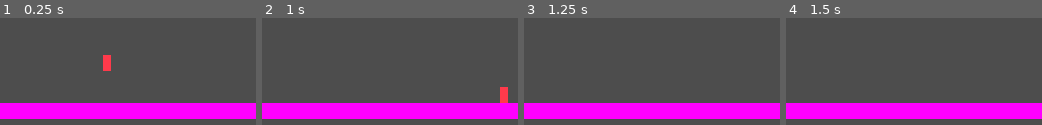
Above: before the commit, frames 1-4 (left to right).
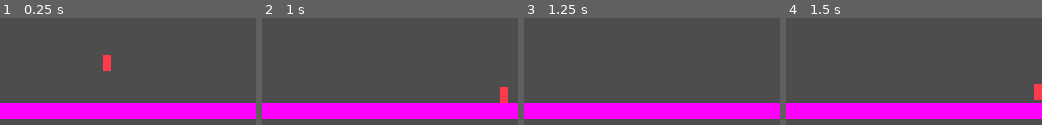
Above: after the commit, the same moments.

Repository: jelmersnippe/punching-game
Game: Godot game, scene res://main.tscn
Two runs of this game, one before a commit and one after it. Both use one fixed random seed, a clock stepped at 60 frames per second and the inputs below.
Inputs (mouse positions are in pixels of both pictures, inside the frame that each line leads up to):
- Up to frame 1 (0.25 s): no input
- Up to frame 2 (1 s): move the mouse to (446, 27) at 0.52 s; hold D (move_right) from 0.53 s (still down); hold Space (charge) from 0.53 s (still down)
- Up to frame 3 (1.25 s): keep holding D (move_right); keep holding Space (charge)
- Up to frame 4 (1.5 s): keep holding D (move_right); tap Enter at 1.25 s; move the mouse to (862, 75) at 1.27 s; release Space (charge) at 1.28 s; tap Space (charge) at 1.35 s

Frames 1-3 are identical in both runs. In frame 4, 0.5% of the frame differs, in the area x 96-100%, y 61-77%.

Commit message:
Add functionality for airbourne charging

Diff:
--- a/player.gd
+++ b/player.gd
@@ -11,50 +11,41 @@
 var gravity = ProjectSettings.get_setting("physics/2d/default_gravity")
 
 var current_charge: float = 0
-var gravity_avoid_time: float = 0
+var remaining_air_time: float = 0
 
-var charge_time = 0
+var available_charges = 2
 
 func _physics_process(delta):
 	# Add the gravity.
 	if not is_on_floor():
-		if gravity_avoid_time <= 0:
+		if remaining_air_time <= 0:
 			velocity.y += gravity * delta
 		else:
-			gravity_avoid_time -= delta
-			if gravity_avoid_time <= 0:
+			remaining_air_time -= delta
+			if remaining_air_time <= 0:
 				velocity.x = 0
 				velocity.y = 0
 	else:
-		gravity_avoid_time = 0
+		remaining_air_time = 0
+		if available_charges <= 0:
+			available_charges = 1
 
 	# Handle jump.
-	if Input.is_action_pressed("charge") and is_on_floor() and current_charge < MAX_CHARGE:
+	if Input.is_action_pressed("charge") and available_charges > 0 and current_charge < MAX_CHARGE:
+		velocity.y = 0
 		current_charge += CHARGE_SPEED * delta
 		if current_charge > MAX_CHARGE:
 			current_charge = MAX_CHARGE
-		else:
-			charge_time += delta
 
-	if not is_on_floor():
-		move_and_slide()
-		return
+	if is_on_floor():
+		velocity.x = Input.get_axis("move_left", "move_right") * SPEED
 
 	if Input.is_action_just_released("charge") and current_charge > 0:
-		velocity.y = -current_charge
-		gravity_avoid_time = (current_charge / MAX_CHARGE) * AIR_TIME
+		remaining_air_time = (current_charge / MAX_CHARGE) * AIR_TIME
 		current_charge = 0
-		charge_time = 0
+		available_charges -= 1
 
 		var direction = (get_global_mouse_position() - global_position).normalized()
 		velocity = direction * MAX_CHARGE
-	else :
-		# Get the input direction and handle the movement/deceleration.
-		# As good practice, you should replace UI actions with custom gameplay actions.
-		var direction = Input.get_axis("move_left", "move_right")
-		if direction:
-			velocity.x = direction * SPEED
-		else:
-			velocity.x = move_toward(velocity.x, 0, SPEED)
 
 	move_and_slide()
